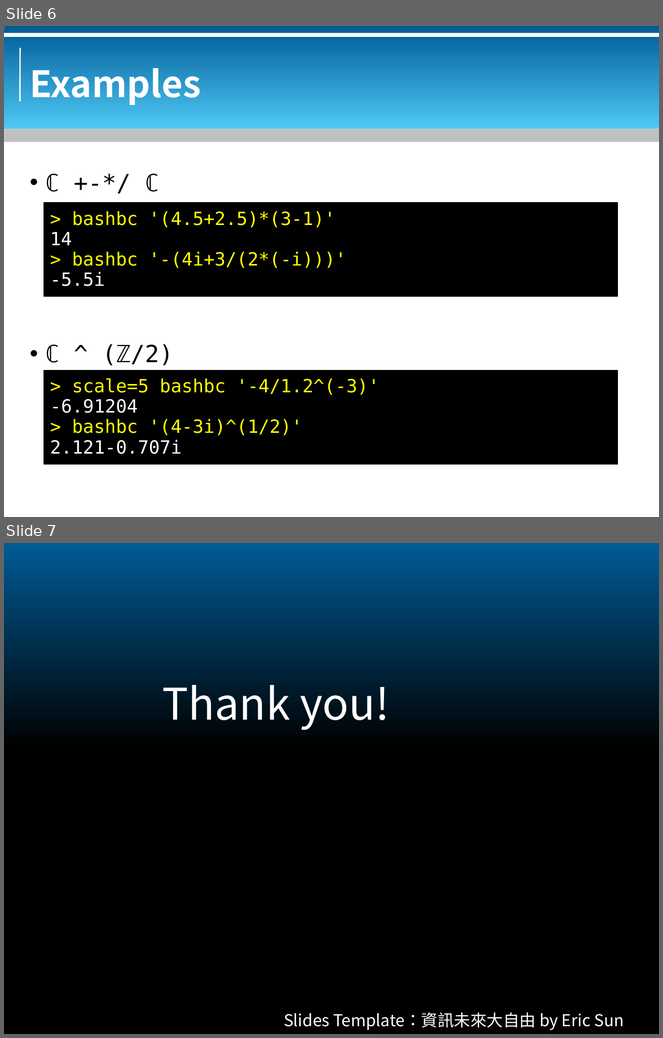
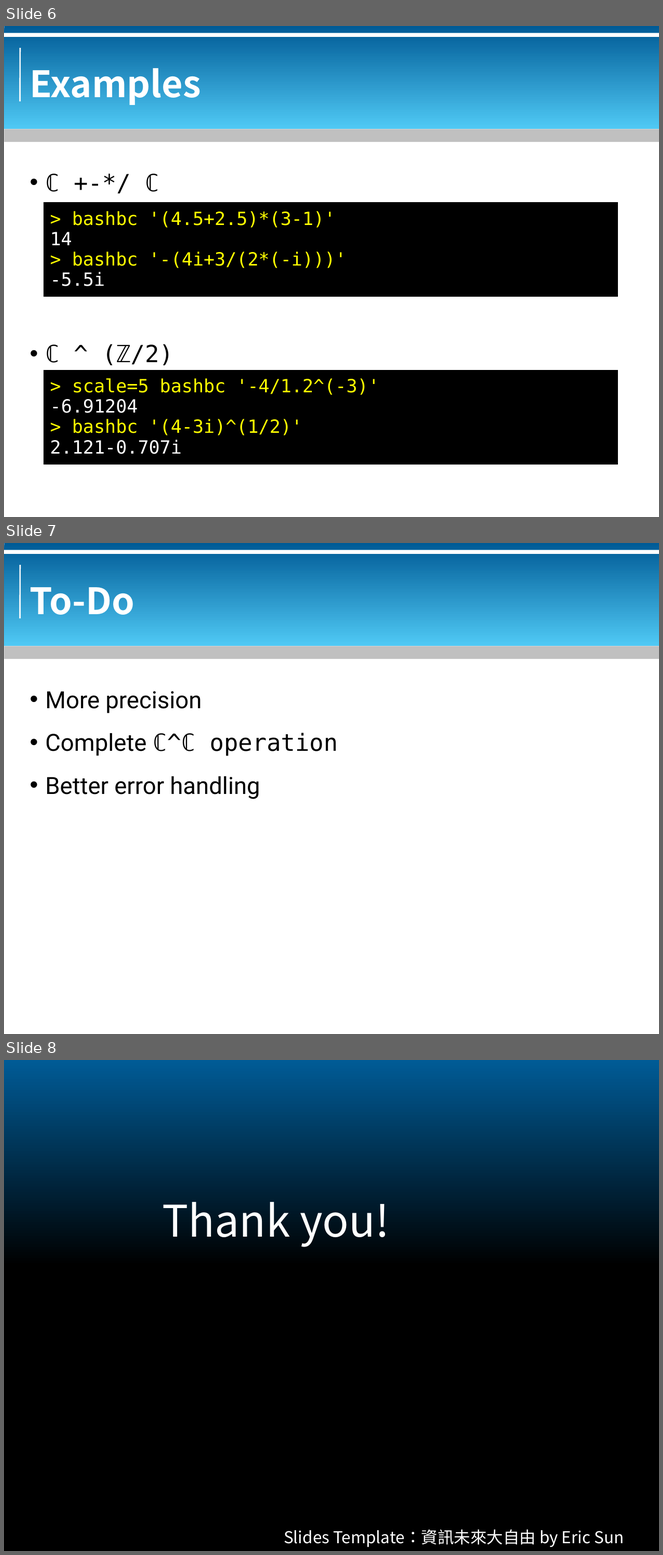
Before and after one commit to bluebat/.presentations, a slide deck: a-command-line-calculator-in-pure-bash.odp. Shown one above the other, each under a label of ours: slides 6 and 7 before the commit, slides 6, 7 and 8 after it. The pictures are 663x1038 and 663x1555 pixels, drawn with LibreOffice and Linux fonts; fonts in the diff are those of the drawing; background and template pictures are left out. Boxes give left, top, right and bottom in pixels: in the first picture for what was removed or moved away, otherwise in the second. Text is boxed around its words. In the diff, an @@ line names an element or a change of style, - is before the commit and + after.

```diff
--- a/a-command-line-calculator-in-pure-bash.odp
+++ b/a-command-line-calculator-in-pure-bash.odp
@@ slide 7 added at [4, 543, 659, 1034], background #FFFFFF; not listed: 5 template elements that a slide beside it also shows @@
@@ title added at [30, 587, 135, 615], 40 pt, text #FFFFFF, bold @@
+To-Do
@@ text added at [45, 691, 338, 799], 26 pt, text #000000 @@
+• More precision
+• Complete ℂ^ℂ operation
+• Better error handling
@@ what was slide 7 is now slide 8 @@
```
Also in this commit, not shown: 4 slides changed, 2 other files.
